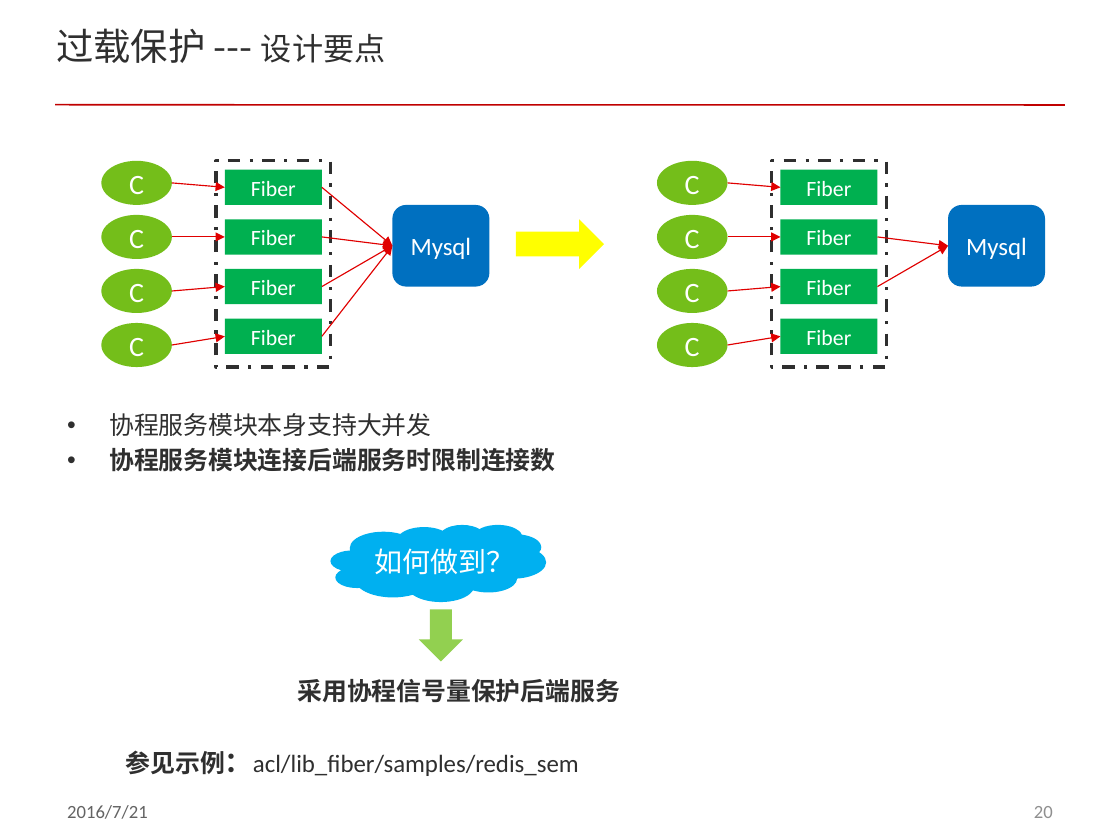
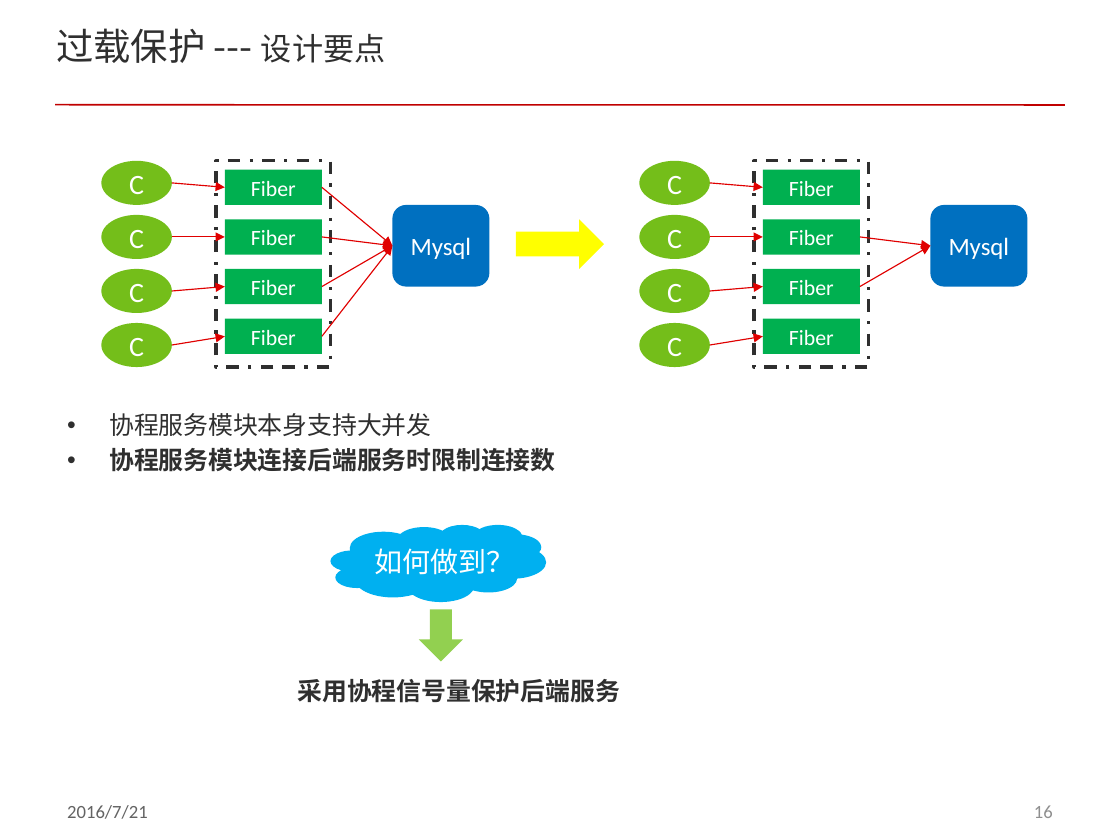
Before and after one commit to ddxflqm/acl, a slide deck: slide 16 of doc/acl_fiber.pptx (slide 20 before the commit). Drawn at 1120x840 pixels with LibreOffice and Linux fonts; fonts in the diff are those of the drawing; background and template pictures are left out. Boxes give left, top, right and bottom in pixels: in the first picture for what was removed or moved away, otherwise in the second. Text is boxed around its words. In the diff, an @@ line names an element or a change of style, - is before the commit and + after.

```diff
--- a/doc/acl_fiber.pptx
+++ b/doc/acl_fiber.pptx
@@ 5 rectangles, 4 arrows: place and size @@
-5 rectangles, 4 arrows at [728, 161, 886, 367]
+5 rectangles, 4 arrows at [710, 161, 868, 367]
@@ 4 ellipses, 2 arrows, 1 rounded rectangle: place and size @@
-4 ellipses, 2 arrows, 1 rounded rectangle at [657, 161, 1045, 366]
+4 ellipses, 2 arrows, 1 rounded rectangle at [640, 161, 1028, 366]
@@ text removed at [126, 750, 579, 776] @@
-参见示例：acl/lib_fiber/samples/redis_sem
@@ page number at [1034, 805, 1053, 818]: text changed @@
-20
+16
```
Also in this commit, not shown: 3 other slides changed, 1 slide added.
